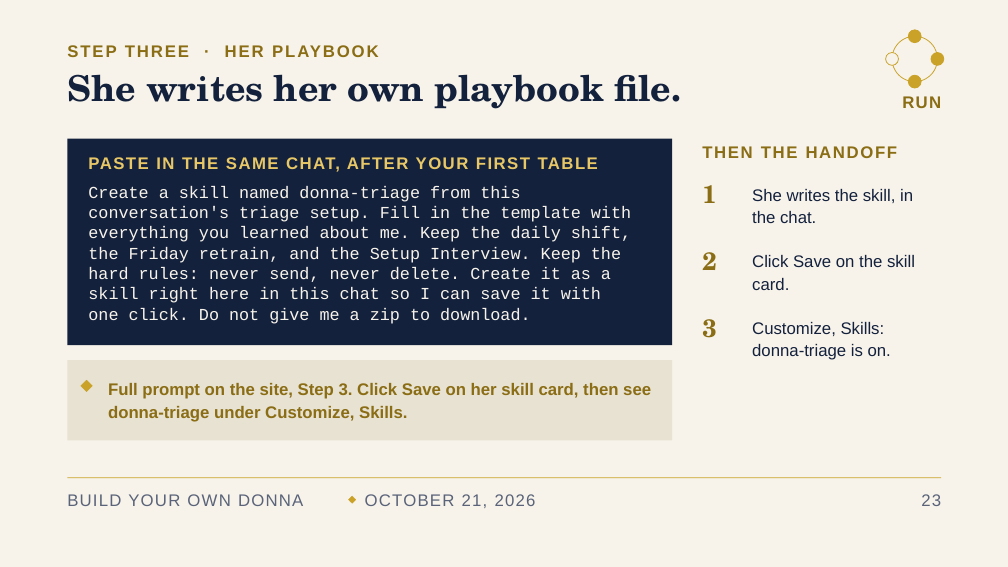
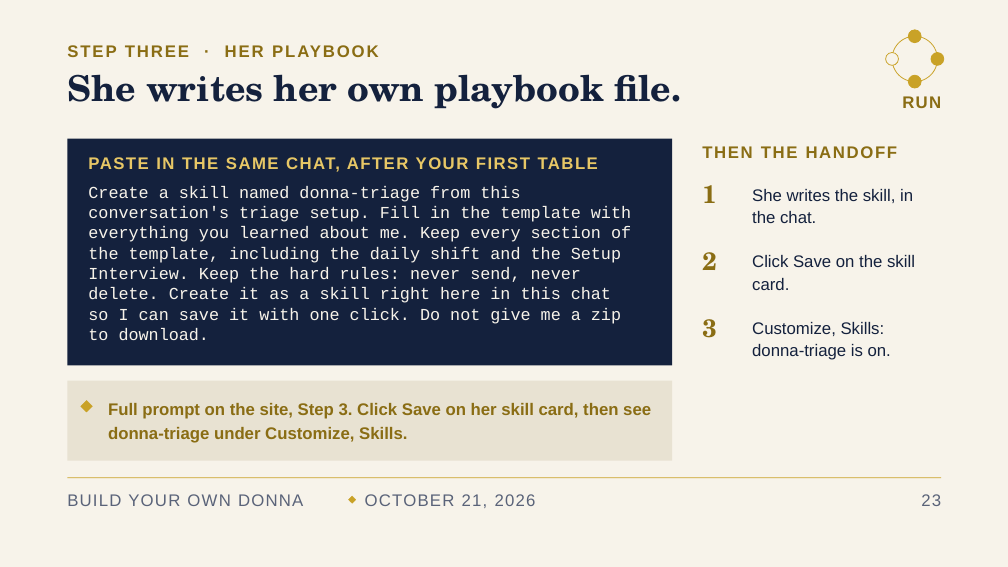
Before and after one commit to denisekgosnell/Donna, a slide deck: slide 24 of decks/build-your-own-donna-v3.pptx. Drawn at 1008x567 pixels with LibreOffice and Linux fonts; fonts in the diff are those of the drawing. Boxes give left, top, right and bottom in pixels: in the first picture for what was removed or moved away, otherwise in the second. Text is boxed around its words. In the diff, an @@ line names an element or a change of style, - is before the commit and + after.

```diff
--- a/decks/build-your-own-donna-v3.pptx
+++ b/decks/build-your-own-donna-v3.pptx
@@ rectangle: place and size @@
-rectangle at [67, 138, 672, 345]
+rectangle at [67, 138, 672, 365]
@@ text at [88, 226, 631, 341]: text changed @@
-everything you learned about me. Keep the daily shift,
-the Friday retrain, and the Setup Interview. Keep the
-hard rules: never send, never delete. Create it as a
-skill right here in this chat so I can save it with
-one click. Do not give me a zip to download.
+everything you learned about me. Keep every section of
+the template, including the daily shift and the Setup
+Interview. Keep the hard rules: never send, never
+delete. Create it as a skill right here in this chat
+so I can save it with one click. Do not give me a zip
+to download.
@@ 2 rectangles, 1 text: place and size @@
-2 rectangles, 1 text at [67, 360, 672, 440]
+2 rectangles, 1 text at [67, 380, 672, 461]
```
Also in this commit, not shown: 9 other files.
